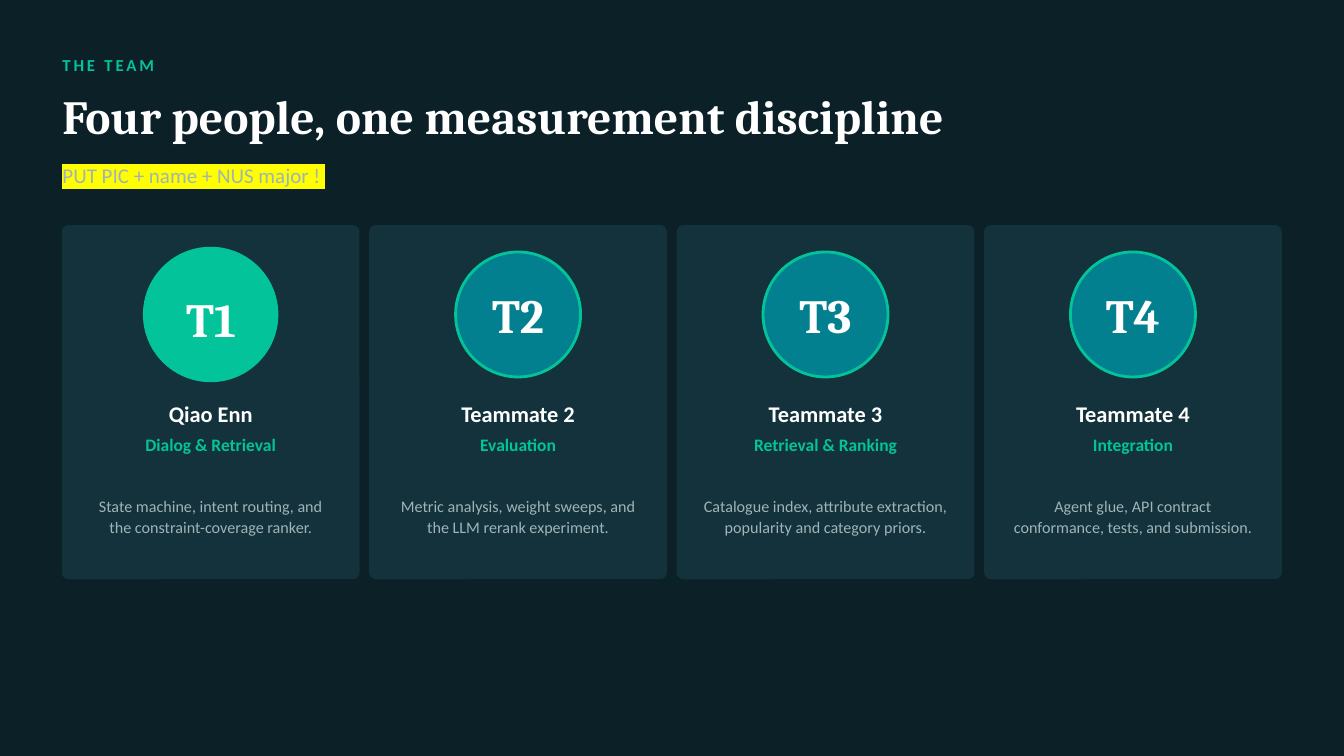
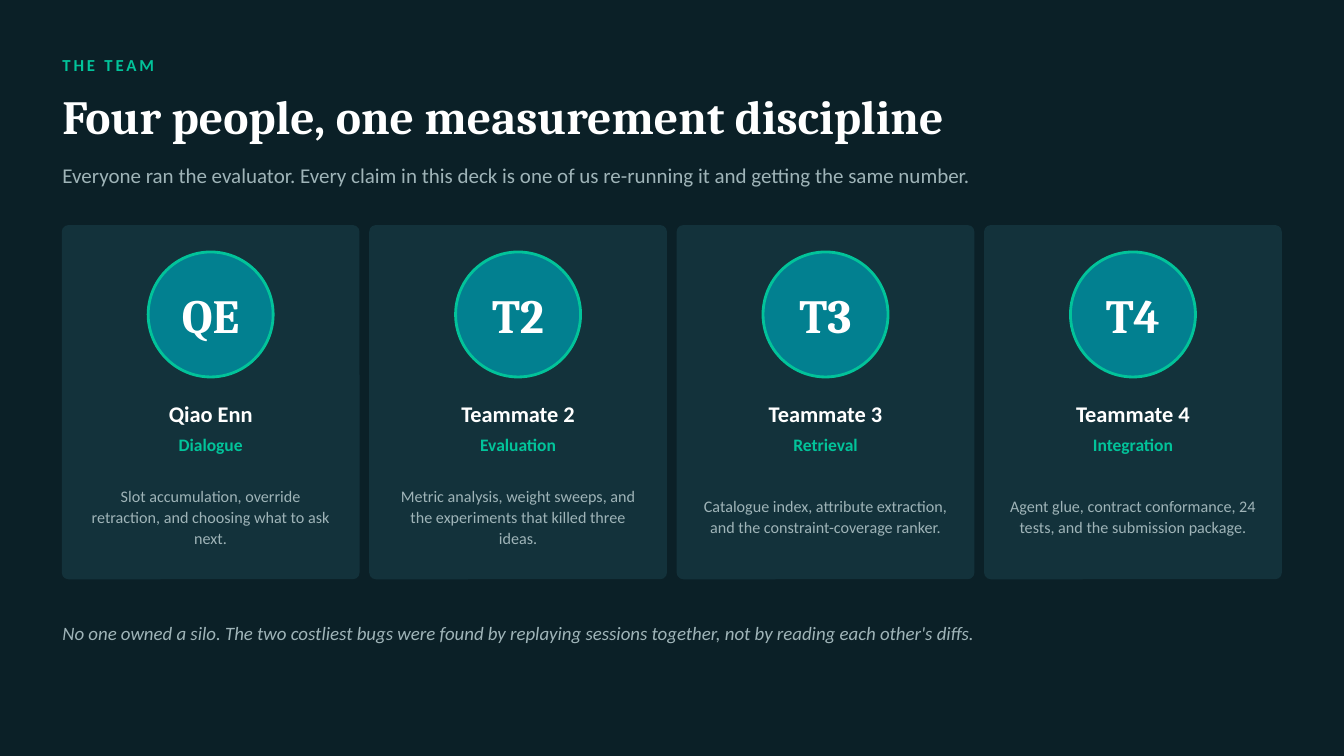
Before and after one commit to yongc0/nailong---TikTok-TechJam-2026, a slide deck: slide 12 of deck/nailong-shopping-copilot.pptx. Drawn at 1344x756 pixels with LibreOffice and Linux fonts; fonts in the diff are those of the drawing. Boxes give left, top, right and bottom in pixels: in the first picture for what was removed or moved away, otherwise in the second. Text is boxed around its words. In the diff, an @@ line names an element or a change of style, - is before the commit and + after.

Commit message:
Docs + deck: reflect only what actually shipped
TEAM_WORKFLOW.md: the role table still credited P3 with dense retrieval and
the LLM reranker — work we measured and deliberately never shipped, so the
file contradicted its own layout section. Replaced the P1-P4 split with four
work areas that describe what really got built (Dialogue, Retrieval &
ranking, Evaluation & experiments, Integration & submission), and added an
explicit warning not to credit anyone with retrieval_dense.py or
fusion_rerank.py, since a judge can see both raise NotImplementedError.

Deck: team-slide roles rewritten the same way; the rejections slide now
carries all four cuts (LLM rerank -0.011, profile boosting -0.036, title
weighting -0.022, dense retrieval no gain) rather than three; feasibility
slide updated to 24 tests and to mention the robustness hardening for the
800 unseen sessions.

Deck validated and re-rendered; the four-card rejections layout was checked
visually after the width change.

```diff
--- a/deck/nailong-shopping-copilot.pptx
+++ b/deck/nailong-shopping-copilot.pptx
@@ text at [62, 168, 969, 187]: text changed @@
-PUT PIC + name + NUS major !
+Everyone ran the evaluator. Every claim in this deck is one of us re-running it and getting the same number.
@@ ellipse: place and size @@
-ellipse at [144, 248, 278, 382]
+ellipse at [148, 252, 273, 377]
@@ ellipse at [148, 252, 273, 377]: fill #02C39A to #028090; outline #02C39A 1 pt to #02C39A 2 pt @@
@@ text at [182, 300, 239, 341]: text changed @@
-T1
+QE
@@ text at [179, 439, 243, 454]: text changed @@
-Dialog & Retrieval
+Dialogue
@@ text at [793, 439, 857, 451]: text changed @@
-Retrieval & Ranking
+Retrieval
@@ text at [92, 491, 329, 544]: text changed @@
-State machine, intent routing, and the constraint-coverage ranker.
+Slot accumulation, override retraction, and choosing what to ask next.
@@ text at [401, 491, 635, 544]: text changed @@
-Metric analysis, weight sweeps, and the LLM rerank experiment.
+Metric analysis, weight sweeps, and the experiments that killed three ideas.
@@ text at [704, 501, 947, 536]: text changed @@
-Catalogue index, attribute extraction, popularity and category priors.
+Catalogue index, attribute extraction, and the constraint-coverage ranker.
@@ text at [1010, 501, 1255, 536]: text changed @@
-Agent glue, API contract conformance, tests, and submission.
+Agent glue, contract conformance, 24 tests, and the submission package.
@@ text added at [62, 627, 974, 643], 13.5 pt, text #9FB4B8, italic @@
+No one owned a silo. The two costliest bugs were found by replaying sessions together, not by reading each other's diffs.
```
Also in this commit, not shown: 3 other slides changed, 2 other files.
